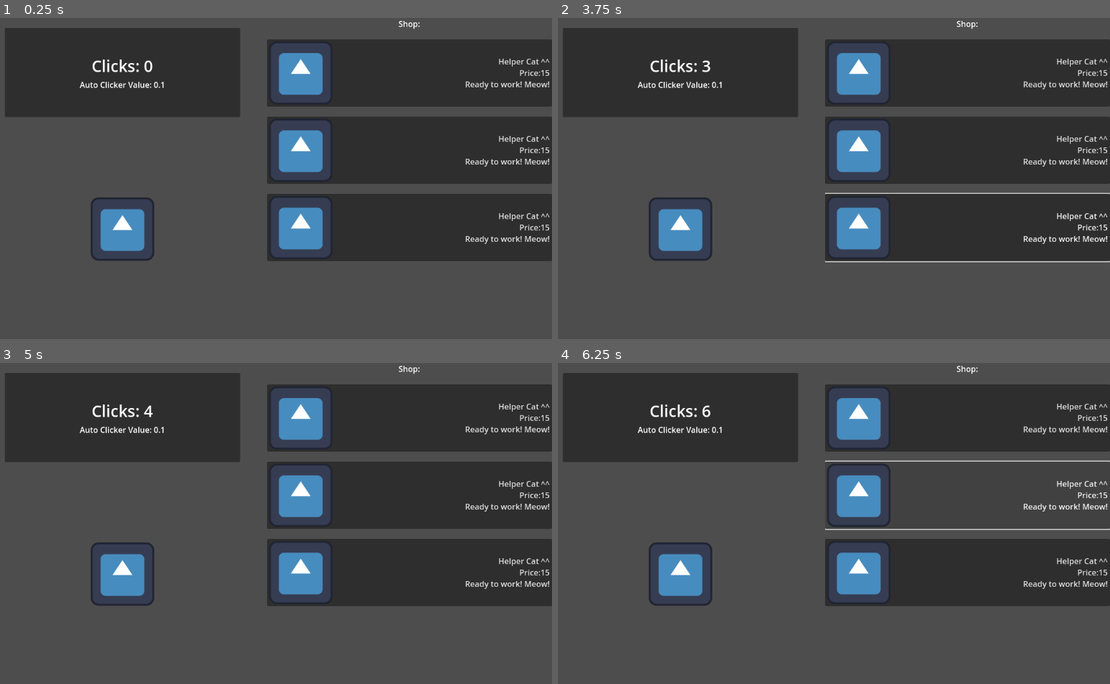
Above: before the commit, frames 1-4 (two rows, left to right).
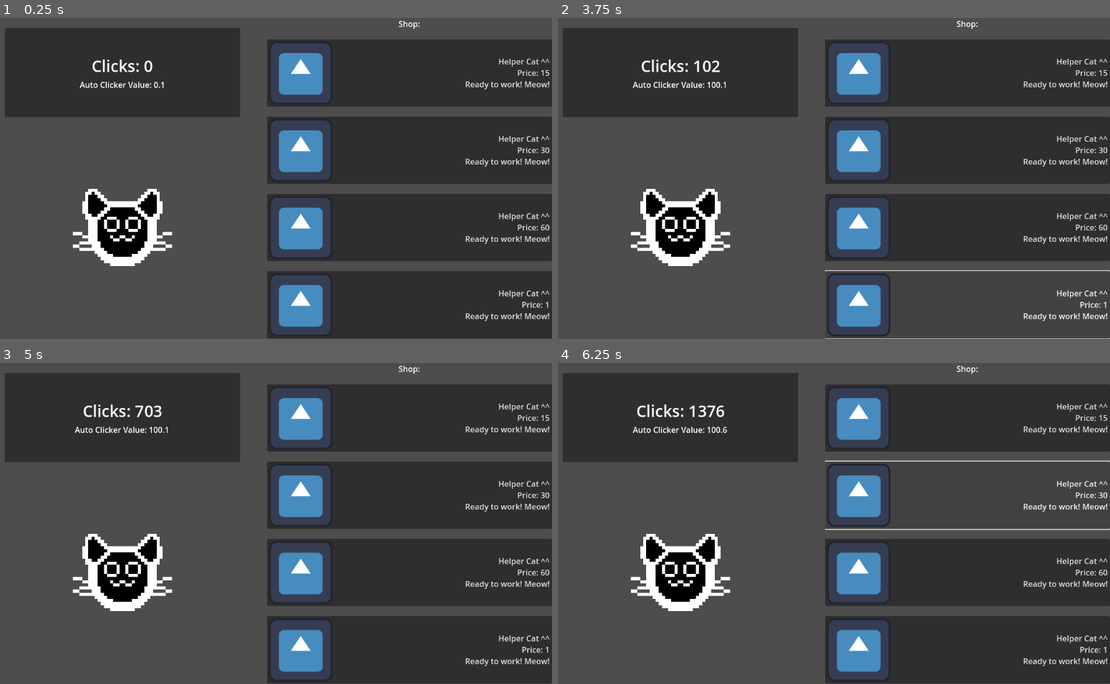
Above: after the commit, the same moments.

Repository: Kajmix/Cat-Clicker
Game: Godot game, scene res://Scenes/game.tscn
Same seed, same stepped clock (60 frames per second), same inputs: the game is played once before the commit and once after it. The engine's default icon, where the game draws it, is replaced by a stand-in: a white triangle on a blue panel in a dark square.
Inputs (mouse positions are in pixels of both pictures, inside the frame that each line leads up to):
- Up to frame 1 (0.25 s): no input
- Up to frame 2 (3.75 s): click (679, 229) at 0.5 s; click "Helper Cat ^^ Price:15 Ready …" (after the commit: "Helper Cat ^^ Price: 15 Ready…") at 1.25 s; click (966, 149) at 2 s, where only the run after the commit has a clickable "Helper Cat ^^ Price: 30 Ready…"; click (966, 226) at 2.75 s, where only the run after the commit has a clickable "Helper Cat ^^ Price: 60 Ready…"; click (966, 303) at 3.5 s, where only the run after the commit has a clickable "Helper Cat ^^ Price: 1 Ready …"
- Up to frame 3 (5 s): click (121, 574) at 4.25 s
- Up to frame 4 (6.25 s): click (679, 574) at 5 s; click (966, 494) at 5.75 s, where only the run before the commit has a clickable "Helper Cat ^^ Price:15 Ready …"

The runs differ from the first frame. In frame 1, 13% of the frame differs, in the area x 13-100%, y 16-100%; in frame 2, 6.0%; in frame 3, 13%; in frame 4, 13%, in the area x 13-100%, y 12-100%.

Commit message:
New texture for button and save game to json file (local)

Diff:
--- a/Scenes/game.tscn
+++ b/Scenes/game.tscn
@@ -1,8 +1,10 @@
-[gd_scene load_steps=6 format=3 uid="uid://bpwxmswapyl1n"]
+[gd_scene load_steps=8 format=3 uid="uid://bpwxmswapyl1n"]
 
-[ext_resource type="Texture2D" uid="uid://c8nopga08yl73" path="res://Assets/icon.svg" id="1_ebmjs"]
 [ext_resource type="Script" uid="uid://bw36va1rnmlmx" path="res://Scripts/game_manager.gd" id="1_qxrlw"]
+[ext_resource type="Texture2D" uid="uid://c7cdbcbccg2w0" path="res://Assets/Meiw1.png" id="2_wowpa"]
+[ext_resource type="Texture2D" uid="uid://dakwn43yk7aoo" path="res://Assets/Meiw2.png" id="3_i6g32"]
 [ext_resource type="Script" uid="uid://mwtbuv7ude00" path="res://Scripts/shop_manager.gd" id="3_wrm1d"]
+[ext_resource type="Script" uid="uid://crfam4yegf1ro" path="res://Scripts/GameVariables.gd" id="4_3dryh"]
 
 [sub_resource type="LabelSettings" id="LabelSettings_ebmjs"]
 paragraph_spacing = 5.0
@@ -59,8 +61,12 @@
 size_flags_vertical = 3
 
 [node name="TextureButton" type="TextureButton" parent="CanvasLayer/Main/Main_Game/CenterContainer"]
+texture_filter = 1
+custom_minimum_size = Vector2(200, 200)
 layout_mode = 2
-texture_normal = ExtResource("1_ebmjs")
+texture_normal = ExtResource("2_wowpa")
+texture_pressed = ExtResource("3_i6g32")
+stretch_mode = 0
 
 [node name="Shop_Container" type="ScrollContainer" parent="CanvasLayer/Main"]
 layout_mode = 2
@@ -82,5 +88,8 @@
 wait_time = 0.2
 autostart = true
 
+[node name="Node2D" type="Node2D" parent="."]
+script = ExtResource("4_3dryh")
+
 [connection signal="button_down" from="CanvasLayer/Main/Main_Game/CenterContainer/TextureButton" to="." method="_clicked_button"]
 [connection signal="timeout" from="Timer" to="." method="game_tick_timeout"]
--- a/Scenes/item.tscn
+++ b/Scenes/item.tscn
@@ -1,7 +1,10 @@
-[gd_scene format=3 uid="uid://dwbonm3323fjc"]
+[gd_scene load_steps=2 format=3 uid="uid://dwbonm3323fjc"]
+
+[ext_resource type="Script" uid="uid://c3v1avgj8njno" path="res://Scripts/item.gd" id="1_ys0gr"]
 
 [node name="Item" type="Button"]
 text = "{Name}
 Price: {price}
 {description}"
 alignment = 2
+script = ExtResource("1_ys0gr")
--- /dev/null
+++ b/Scripts/GameVariables.gd
@@ -0,0 +1,46 @@
+extends Node2D
+
+var clicks = 0
+var click_value = 1
+var auto_click_value = 0.1
+
+func add_clicks(amount):
+	clicks += amount
+
+func subdivide_clicks(amount):
+	clicks -= amount
+
+func save_game():
+	var save_data = {
+		"clicks": clicks,
+		"click_value": click_value,
+		"auto_click_value": auto_click_value
+	}
+
+	var json = JSON.stringify(save_data)
+
+	var file = FileAccess.open("user://save.json", FileAccess.WRITE)
+	file.store_string(json)
+	file.close()
+
+	print("Game saved!")
+
+func load_game():
+	if not FileAccess.file_exists("user://save.json"):
+		print("No save file found.")
+		return
+
+	var file = FileAccess.open("user://save.json", FileAccess.READ)
+	var json_text = file.get_as_text()
+	file.close()
+
+	var result = JSON.parse_string(json_text)
+	if result == null:
+		print("Save file corrupted.")
+		return
+
+	clicks = result.get("clicks", 0)
+	click_value = result.get("click_value", 1)
+	auto_click_value = result.get("auto_click_value", 0.1)
+
+	print("Game loaded!")
--- a/Scripts/game_manager.gd
+++ b/Scripts/game_manager.gd
@@ -1,23 +1,23 @@
 extends Node2D
-@onready var Click_Label = $CanvasLayer/Main/Main_Game/MarginContainer/PanelContainer/VBoxContainer/Click_Label;
-@onready var Auto_Click_Value = $CanvasLayer/Main/Main_Game/MarginContainer/PanelContainer/VBoxContainer/Auto_Click_Value;
-var clicks = 0
-var click_value = 1;
-var auto_click_value = 0.1;
-func _ready() -> void:
+
+@onready var Click_Label = $CanvasLayer/Main/Main_Game/MarginContainer/PanelContainer/VBoxContainer/Click_Label
+@onready var Auto_Click_Value = $CanvasLayer/Main/Main_Game/MarginContainer/PanelContainer/VBoxContainer/Auto_Click_Value
+
+func _ready():
+	GameVariables.load_game()
+	update_label_data()
+func _notification(what):
+	if what == NOTIFICATION_WM_CLOSE_REQUEST:
+		GameVariables.save_game()
+		get_tree().quit()
+func update_label_data():
+	Click_Label.text = "Clicks: %.0f" % float(GameVariables.clicks)
+	Auto_Click_Value.text = "Auto Clicker Value: %.1f" % GameVariables.auto_click_value
+
+func _clicked_button():
+	GameVariables.add_clicks(GameVariables.click_value)
 	update_label_data()
 
-func update_label_data():
-	Click_Label.text = String("Clicks: %.0f" % float(clicks))
-	Auto_Click_Value.text = String("Auto Clicker Value: %.1f" % auto_click_value)
-
-func add_clicks(amount):
-	clicks += amount
+func game_tick_timeout():
+	GameVariables.add_clicks(GameVariables.auto_click_value)
 	update_label_data()
-
-func _clicked_button() -> void:
-	add_clicks(1*click_value)
-
-
-func game_tick_timeout() -> void:
-	add_clicks(1*auto_click_value)
--- /dev/null
+++ b/Scripts/item.gd
@@ -0,0 +1,11 @@
+extends Button
+
+signal buy_pressed(item_id)
+
+var item_id : String
+
+func _ready():
+	connect("pressed", Callable(self, "_on_pressed"))
+
+func _on_pressed():
+	emit_signal("buy_pressed", item_id)
--- a/Scripts/shop_manager.gd
+++ b/Scripts/shop_manager.gd
@@ -6,31 +6,45 @@
 	"Helper_Cat" : {
 		"name" : "Helper Cat ^^",
 		"price" : 15,
+		"power" : 0.1,
 		"description" : "Ready to work! Meow!",
 		"icon" : "res://Assets/icon.svg"
 	},
 	"cursor2" : {
 		"name" : "Helper Cat ^^",
-		"price" : 15,
+		"price" : 30,
+		"power" : 0.5,
 		"description" : "Ready to work! Meow!",
 		"icon" : "res://Assets/icon.svg"
 	},
 	"cursor3" : {
 		"name" : "Helper Cat ^^",
-		"price" : 15,
+		"price" : 60,
+		"power" : 1,
+		"description" : "Ready to work! Meow!",
+		"icon" : "res://Assets/icon.svg"
+	},
+	"cursor4" : {
+		"name" : "Helper Cat ^^",
+		"price" : 1,
+		"power" : 100,
 		"description" : "Ready to work! Meow!",
 		"icon" : "res://Assets/icon.svg"
 	}
 }
 
 func _ready() -> void:
-	for item in shop_items:
-		var new_Item = button_scene.instantiate()
-		new_Item.icon = load(shop_items[item].icon)
-		new_Item.text = shop_items[item].name + "\n Price:" + str(shop_items[item].price) + "\n" + shop_items[item].description
-		V_Shop_Container.add_child(new_Item)
+	for id in shop_items:
+		var new_item = button_scene.instantiate()
+		new_item.icon = load(shop_items[id].icon)
+		new_item.text = shop_items[id].name + "\nPrice: " + str(shop_items[id].price) + "\n" + shop_items[id].description
+		new_item.item_id = id
+		new_item.connect("buy_pressed", Callable(self, "buy_item"))
+		V_Shop_Container.add_child(new_item)
+
 
 func buy_item(id : String):
 	var item = shop_items[id]
-	if gameManager.clicks < item.price:
-		print("You are poor")
+	if GameVariables.clicks >= item.price:
+		GameVariables.subdivide_clicks(item.price)
+		GameVariables.auto_click_value += item.power
--- a/project.godot
+++ b/project.godot
@@ -14,3 +14,7 @@
 run/main_scene="uid://bpwxmswapyl1n"
 config/features=PackedStringArray("4.5", "Forward Plus")
 config/icon="res://Assets/icon.svg"
+
+[autoload]
+
+GameVariables="*res://Scripts/GameVariables.gd"
Binary file added: Assets/Meiw1.png
Not shown, added: Assets/Meiw1.png.import
Binary file added: Assets/Meiw2.png
Not shown, added: Assets/Meiw2.png.import
Not shown, added: Scripts/GameVariables.gd.uid
Not shown, added: Scripts/item.gd.uid
